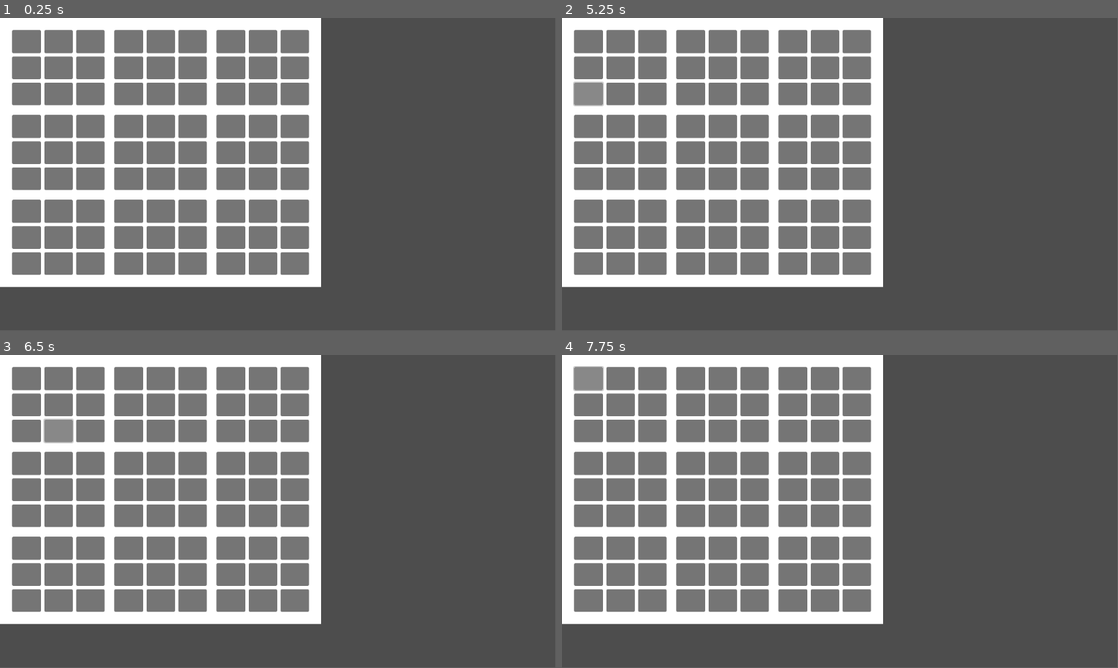
Above: before the commit, frames 1-4 (two rows, left to right).
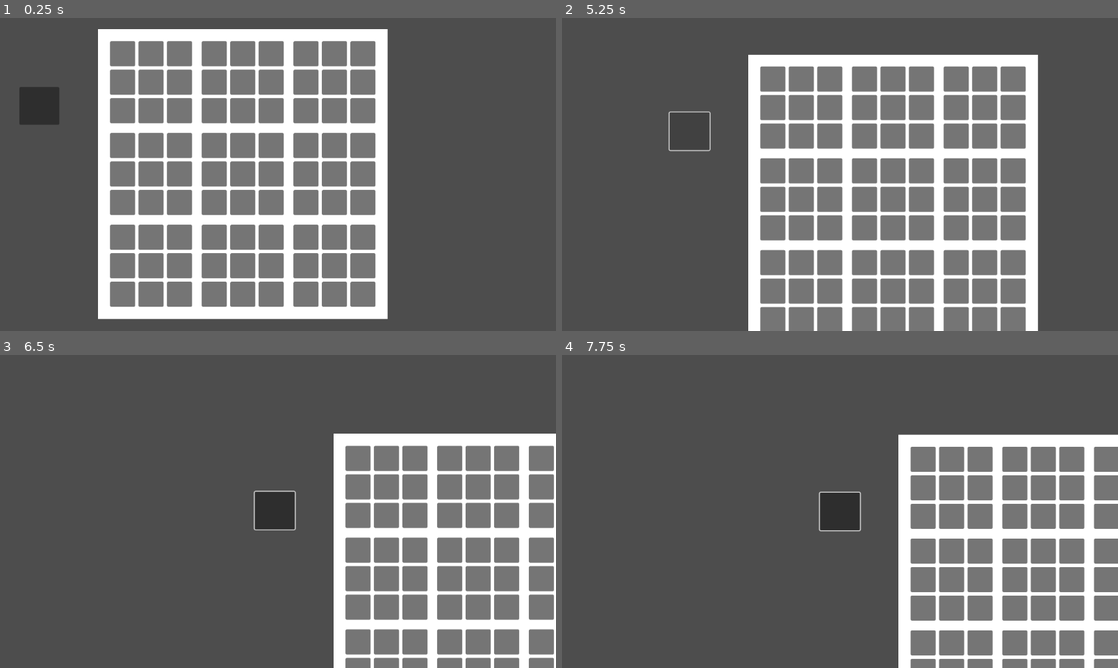
Above: after the commit, the same moments.

Repository: Kyluuuu/UltimateTickTackToe
Game: Godot game, scene res://MainScreen.tscn
Same seed, same stepped clock (60 frames per second), same inputs: the game is played once before the commit and once after it.
Inputs (mouse positions are in pixels of both pictures, inside the frame that each line leads up to):
- Up to frame 1 (0.25 s): no input
- Up to frame 2 (5.25 s): click (589, 43) at 0.52 s; click (623, 43) at 1.27 s; click (650, 43) at 2.02 s; click (589, 68) at 2.77 s; click (623, 68) at 3.52 s; click (650, 68) at 4.27 s; click (589, 93) at 5.02 s
- Up to frame 3 (6.5 s): click (61, 430) at 5.77 s
- Up to frame 4 (7.75 s): click (650, 430) at 6.52 s; click (589, 380) at 7.27 s
In our replay, the window is 799x449 before the commit and 800x450 after it. These sizes can differ from the game's own. Grey fills any space a smaller window leaves; there, only what the larger window draws over its background counts as a difference.

The runs differ from the first frame. In frame 1, 49% of the frame differs, in the area x 0-70%, y 0-97%; in frame 2, 70%; in frame 3, 80%, in the area x 0-100%, y 0-100%; in frame 4, 79%.

Commit message:
sat commit with thomas !

Diff:
--- a/MainScreen.tscn
+++ b/MainScreen.tscn
@@ -1,18 +1,26 @@
-[gd_scene format=3 uid="uid://ddneksnqngx5g"]
+[gd_scene load_steps=5 format=3 uid="uid://ddneksnqngx5g"]
+
+[ext_resource type="Script" path="res://control.gd" id="1_kua3q"]
+[ext_resource type="Script" path="res://main_screen.gd" id="1_n0k8k"]
+[ext_resource type="Script" path="res://camera_2d.gd" id="2_h8848"]
+[ext_resource type="Script" path="res://button.gd" id="4_raauo"]
 
 [node name="Node2D" type="Node2D"]
+script = ExtResource("1_n0k8k")
 
 [node name="Control" type="Control" parent="."]
 layout_mode = 3
-anchors_preset = 15
-anchor_right = 1.0
-anchor_bottom = 1.0
-offset_right = 666.0
-offset_bottom = 558.0
-grow_horizontal = 2
-grow_vertical = 2
-size_flags_horizontal = 3
-size_flags_vertical = 3
+anchor_right = 1.0
+anchor_bottom = 1.0
+offset_left = 200.0
+offset_top = 19.0
+offset_right = 800.0
+offset_bottom = 619.0
+grow_horizontal = 2
+grow_vertical = 2
+size_flags_horizontal = 3
+size_flags_vertical = 3
+script = ExtResource("1_kua3q")
 
 [node name="ColorRect" type="ColorRect" parent="Control"]
 layout_mode = 1
@@ -859,3 +867,16 @@
 layout_mode = 2
 size_flags_horizontal = 3
 size_flags_vertical = 3
+
+[node name="Camera2D" type="Camera2D" parent="."]
+position = Vector2(573, 320)
+script = ExtResource("2_h8848")
+
+[node name="Button" type="Button" parent="."]
+offset_left = 37.0
+offset_top = 139.0
+offset_right = 120.0
+offset_bottom = 217.0
+script = ExtResource("4_raauo")
+
+[connection signal="pressed" from="Button" to="." method="_on_button_pressed"]
--- /dev/null
+++ b/button.gd
@@ -0,0 +1,11 @@
+extends Button
+
+
+# Called when the node enters the scene tree for the first time.
+func _ready() -> void:
+	pass # Replace with function body.
+
+
+# Called every frame. 'delta' is the elapsed time since the previous frame.
+func _process(delta: float) -> void:
+	pass
--- /dev/null
+++ b/camera_2d.gd
@@ -0,0 +1,11 @@
+extends Camera2D
+
+
+# Called when the node enters the scene tree for the first time.
+func _ready() -> void:
+	pass
+
+
+# Called every frame. 'delta' is the elapsed time since the previous frame.
+func _process(delta: float) -> void:
+	pass
--- /dev/null
+++ b/control.gd
@@ -0,0 +1,12 @@
+extends Control
+
+
+# Called when the node enters the scene tree for the first time.
+func _ready() -> void:
+
+	pass # Replace with function body.
+
+
+# Called every frame. 'delta' is the elapsed time since the previous frame.
+func _process(delta: float) -> void:
+	pass
--- /dev/null
+++ b/main_screen.gd
@@ -0,0 +1,39 @@
+extends Node2D
+
+var myBool = false
+var unmyBool = false
+
+# Called when the node enters the scene tree for the first time.
+func _ready() -> void:
+	pass
+
+
+# Called every frame. 'delta' is the elapsed time since the previous frame.
+func _process(delta: float) -> void:
+	if myBool:
+		moveCam()
+	if unmyBool:
+		unmoveCam()
+
+
+func _on_button_pressed() -> void:
+	if !myBool:
+		myBool = true
+		unmyBool = false
+	else:
+		unmyBool = true
+		myBool = false
+
+func moveCam() -> void:
+	var button = get_node("Button")
+	var button_position: Vector2
+	button_position = button.global_position
+	button_position.x += button.size.x/2
+	button_position.y += button.size.y/2
+	var camera = $Camera2D
+	camera.global_position = camera.position.lerp(button_position, 0.05)
+
+func unmoveCam() -> void:
+	var camera = $Camera2D
+	print("asdas")
+	camera.global_position = camera.position.lerp(Vector2(575, 375), 0.05)
--- a/project.godot
+++ b/project.godot
@@ -12,8 +12,18 @@
 
 config/name="TTT_2"
 run/main_scene="res://MainScreen.tscn"
-config/features=PackedStringArray("4.2", "Mobile")
+config/features=PackedStringArray("4.3", "Mobile")
 config/icon="res://icon.svg"
+
+[display]
+
+window/size/mode=2
+window/stretch/mode="viewport"
+window/stretch/aspect="expand"
+
+[dotnet]
+
+project/assembly_name="TTT_2"
 
 [rendering]
 
